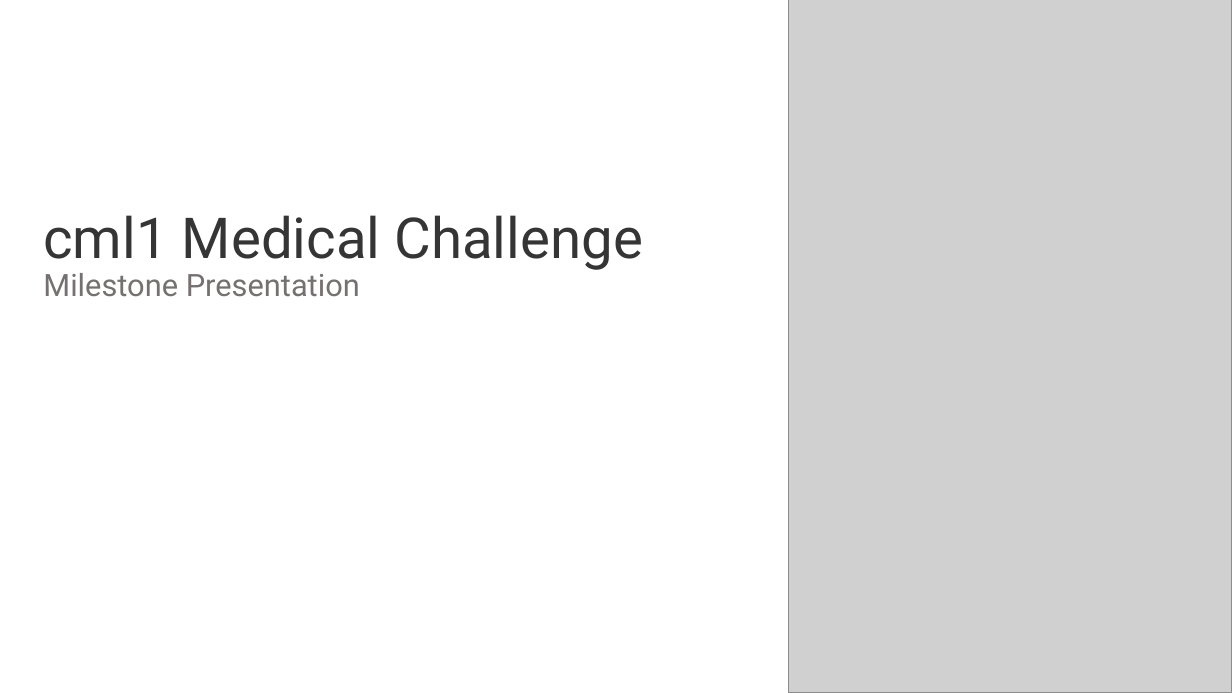
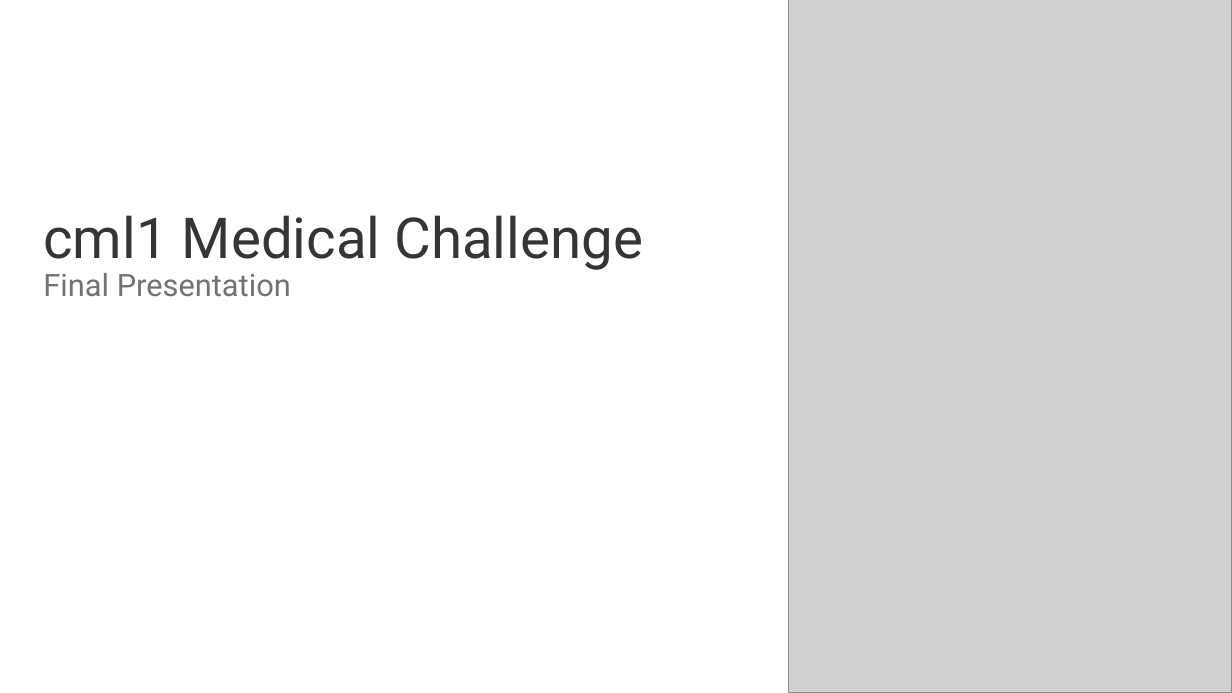
Before and after one commit to CrawTheOne/mirror_-fhnw_ds_fs2021_medical_challenge, a slide deck: slide 1 of presentation/Final_Presentation.pptx. Drawn at 1232x693 pixels with LibreOffice and Linux fonts; fonts in the diff are those of the drawing; grey boxes stand for pictures. Boxes give left, top, right and bottom in pixels: in the first picture for what was removed or moved away, otherwise in the second. Text is boxed around its words. In the diff, an @@ line names an element or a change of style, - is before the commit and + after.

```diff
--- a/presentation/Final_Presentation.pptx
+++ b/presentation/Final_Presentation.pptx
@@ text at [43,273,291,296]: text changed @@
-Milestone Presentation
+Final Presentation
```
Also in this commit, not shown: 7 other slides changed, 1 slide added, 1 slide removed.
